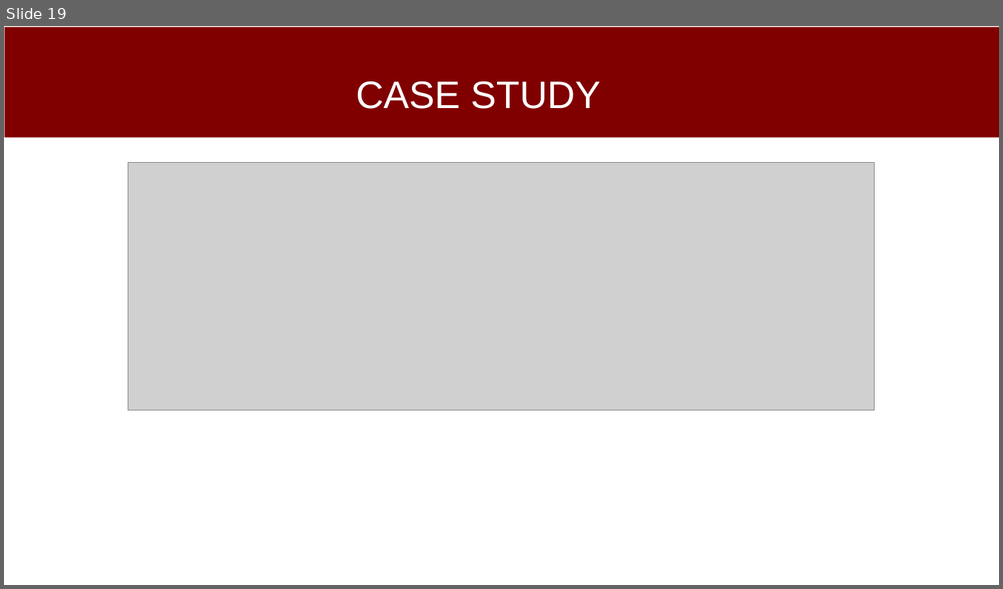
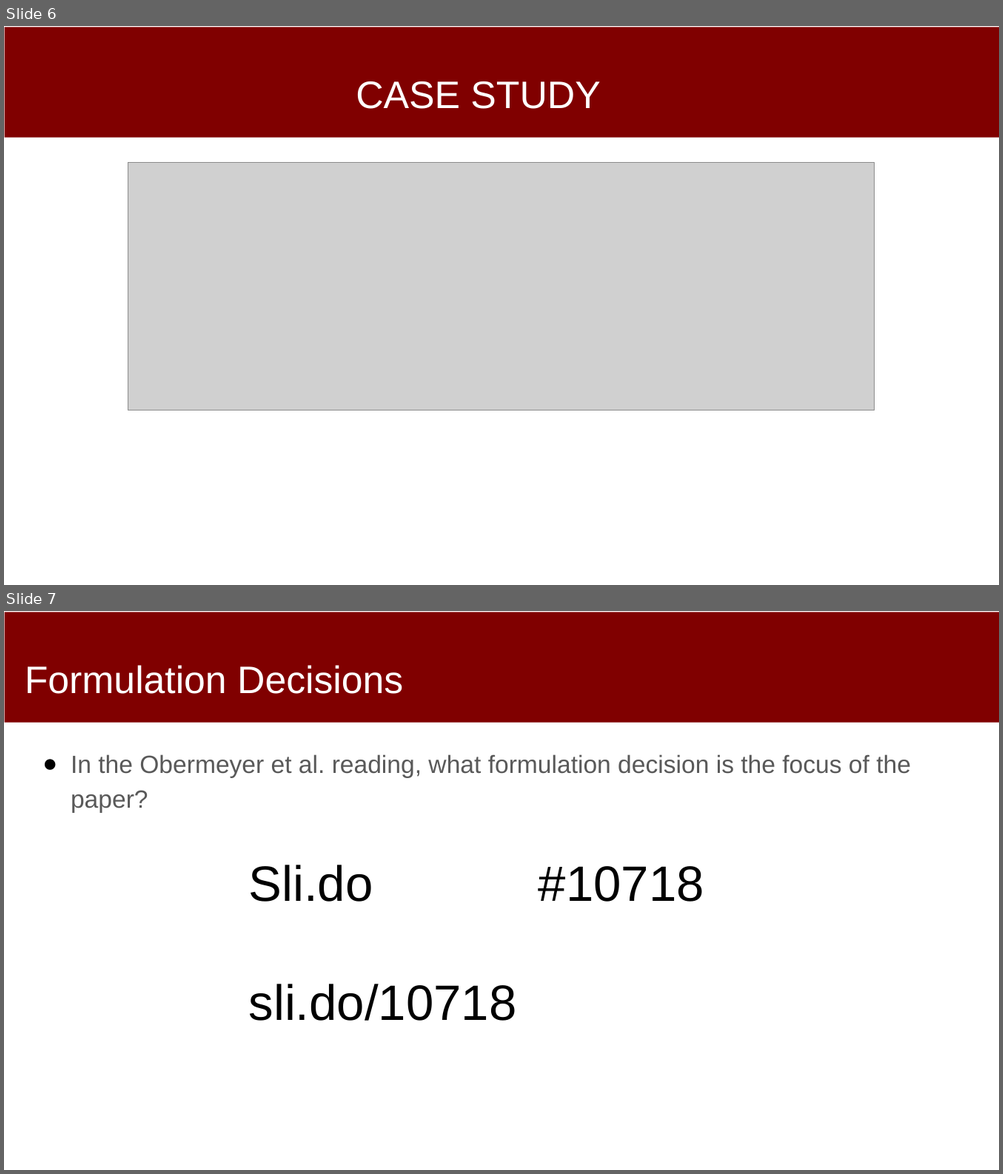
Before and after one commit to dssg/MLinPractice, a slide deck: Lectures/Lecture4-Formulation.pptx. Shown one above the other, each under a label of ours: slide 19 before the commit, slides 6 and 7 after it. The pictures are 1003x589 and 1003x1174 pixels, drawn with LibreOffice and Linux fonts; fonts in the diff are those of the drawing; grey boxes stand for pictures. Boxes give left, top, right and bottom in pixels: in the first picture for what was removed or moved away, otherwise in the second. Text is boxed around its words. In the diff, an @@ line names an element or a change of style, - is before the commit and + after.

Commit message:
formulation lecture

```diff
--- a/Lectures/Lecture4-Formulation.pptx
+++ b/Lectures/Lecture4-Formulation.pptx
@@ slide 7 added at <box>4,611,999,1170</box>, background #FFFFFF; not listed: 1 template element that a slide beside it also shows @@
@@ title added at <box>25,665,403,694</box>, 37 pt, text #FFFFFF @@
+Formulation Decisions
@@ text added at <box>71,755,910,813</box>, 24 pt, text #595959 @@
+● In the Obermeyer et al. reading, what formulation decision is the focus of the paper?
@@ text added at <box>249,866,704,1021</box>, 48 pt, text #000000 @@
+Sli.do #10718
+sli.do/10718
@@ what was slide 19 is now slide 6 @@
```
Also in this commit, not shown: 1 slide changed, 8 other slides added, 3 slides removed.
